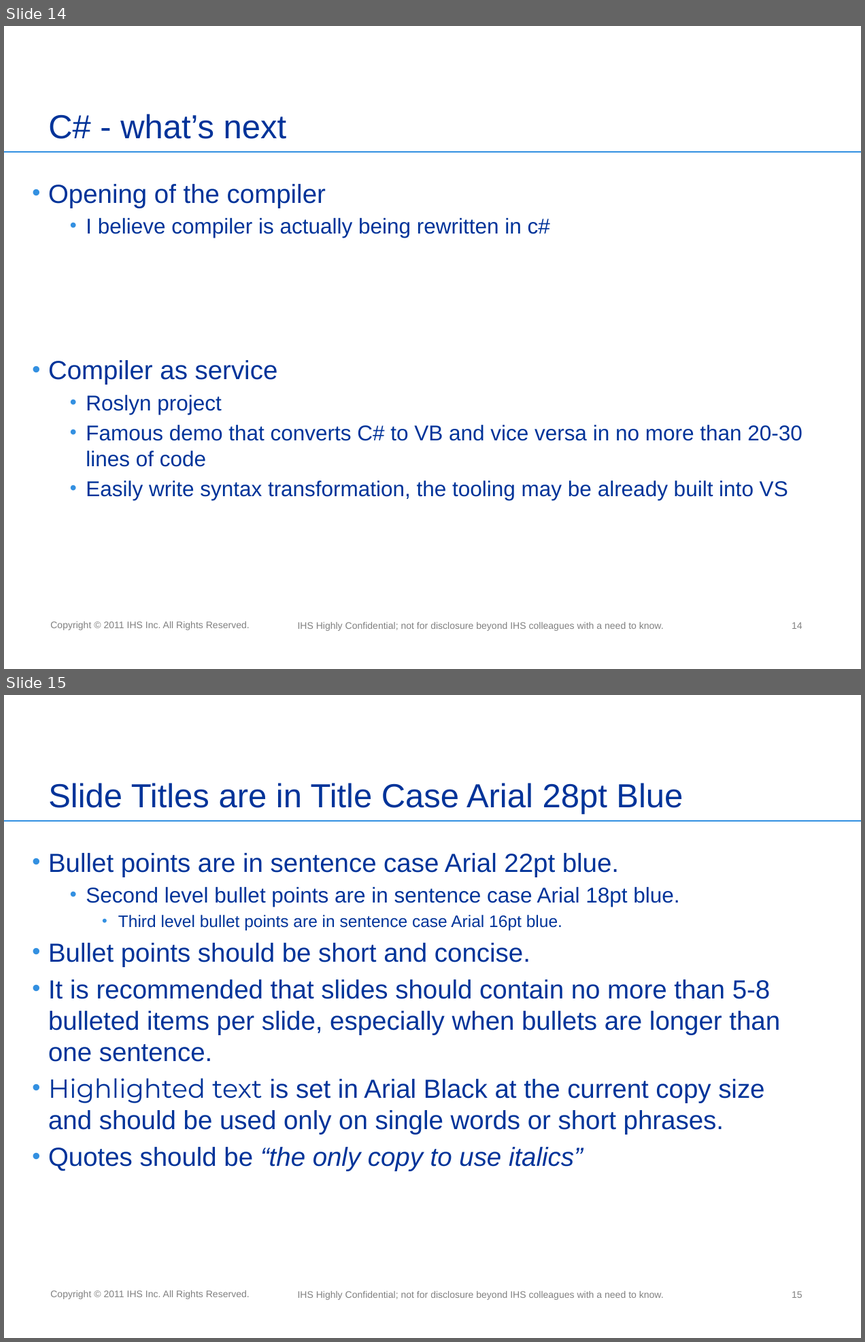
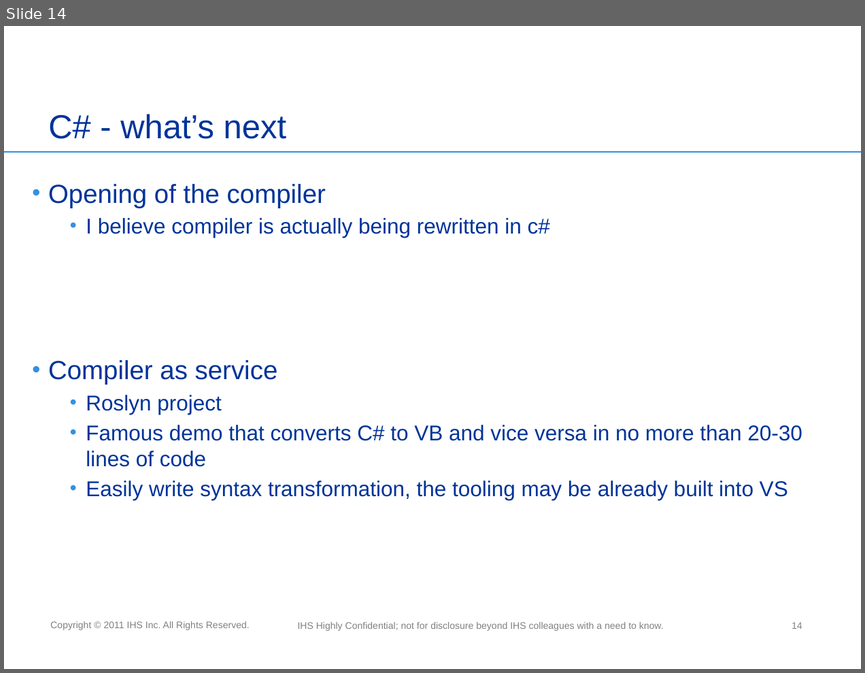
Before and after one commit to miensol/conference2012, a slide deck: C# 5.pptx. Shown one above the other, each under a label of ours: slides 14 and 15 before the commit, slide 14 after it. The pictures are 865x1342 and 865x673 pixels, drawn with LibreOffice and Linux fonts; fonts in the diff are those of the drawing; background and template pictures are left out. Boxes give left, top, right and bottom in pixels: in the first picture for what was removed or moved away, otherwise in the second. Text is boxed around its words. In the diff, an @@ line names an element or a change of style, - is before the commit and + after.

Commit message:
removed not used slide

```diff
--- a/C# 5.pptx
+++ b/C# 5.pptx
@@ slide 15 removed at (4,695,861,1338), background #FFFFFF; not listed: 3 template elements that a slide beside it also shows @@
@@ title removed at (48,783,683,814) @@
-Slide Titles are in Title Case Arial 28pt Blue
@@ text removed at (48,853,780,1171) @@
-• Bullet points are in sentence case Arial 22pt blue.
-  • Second level bullet points are in sentence case Arial 18pt blue.
-    • Third level bullet points are in sentence case Arial 16pt blue.
-• Bullet points should be short and concise.
-• It is recommended that slides should contain no more than 5-8 bulleted items per slide, especially when bullets are longer than one sentence.
-• Highlighted text is set in Arial Black at the current copy size and should be used only on single words or short phrases.
-• Quotes should be “the only copy to use italics”
@@ page number removed at (791,1291,802,1297) @@
-15
```
Also in this commit, not shown: 1 slide changed.
